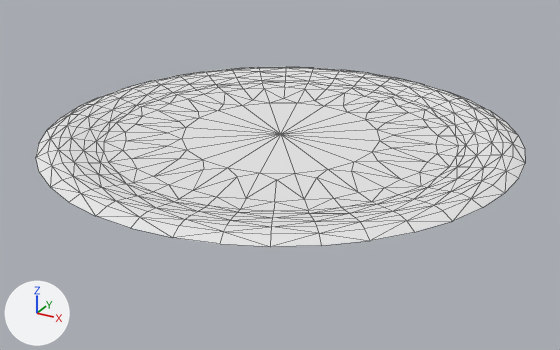
What one commit did to the OBJ model models/Arena.obj.
Rendered twice from a 50 mm lens placed at (15.9, -28.9, 14.2), pointed at (0.2, -0.4, -0.1). Arrows for +X, +Y and +Z are at lower left; the lights stay in place. Mesh edges are drawn as thin lines. Where no turn or scale is listed for an object, it has been applied to the vertices.
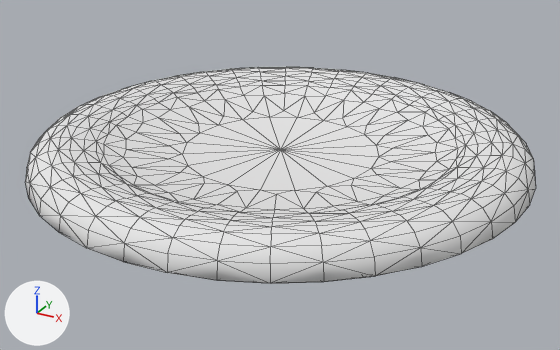
Changed parts and their boxes (x1, y1, x2, y2) in the pictures (560 x 350 px):
'pCylinder1', reshaped (20% taller)
    before: (36, 67, 525, 247)
    after: (25, 67, 536, 283)
part 1 of me_pcylinder1, built on
    before: (96, 81, 466, 214)
    after: (25, 81, 536, 283)

What the commit changed:
me_pcylinder1 is used by ob_pcylinder1; location (0.0, 0.0, 0.0).
me_pcylinder1 had 361 vertices, 680 faces and spanned x -10.6..10.7, y -10.7..10.6, z 1.7..2.1.
me_pcylinder1 now has 522 vertices, 1040 faces and spans x -11.1..11.2, y -11.2..11.2, z -0.4..2.1.
Part 1, on me_pcylinder1:
40 vertices in x -6.9..7.0, y -7.0..6.9, z 1.8 move by (0.0, 0.0, -0.4).
40 vertices in x -7.8..7.9, y -7.9..7.8, z 1.8 move by (0.0, 0.0, -0.2).
21 vertices in x -4.4..4.5, y -4.5..4.4, z 1.7 move by (0.0, 0.0, -0.7).
20 vertices in x -5.0..5.1, y -5.1..5.0, z 1.7 move by (0.0, 0.0, -0.6).
139 vertices are added at x -11.1..11.1, y -11.2..11.2, z -0.4..1.4.
6 new vertices lie (0.0, 0.1, -0.6) away from vertices in x -5.0..5.1, y 9.8..10.9, z 1.4.
5 new vertices lie (0.1, 0.0, 0.6) away from vertices in x -11.1..-9.0, y 0.0..6.5, z 0.8.
6 new vertices lie (0.1, 0.0, -0.6) away from vertices in x 9.0..11.1, y -1.8..6.5, z 1.4.
5 new vertices lie (0.1, -0.1, -0.6) away from vertices in x 6.5..10.6, y -9.0..-3.4, z 1.4.
360 new faces join them.
